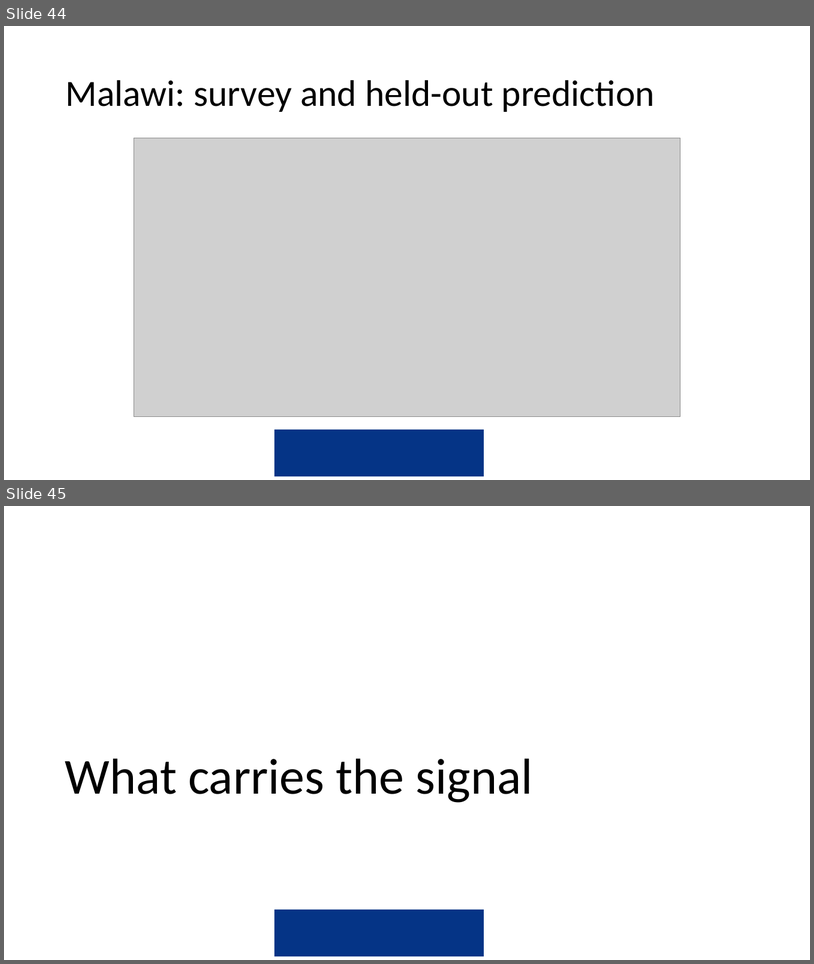
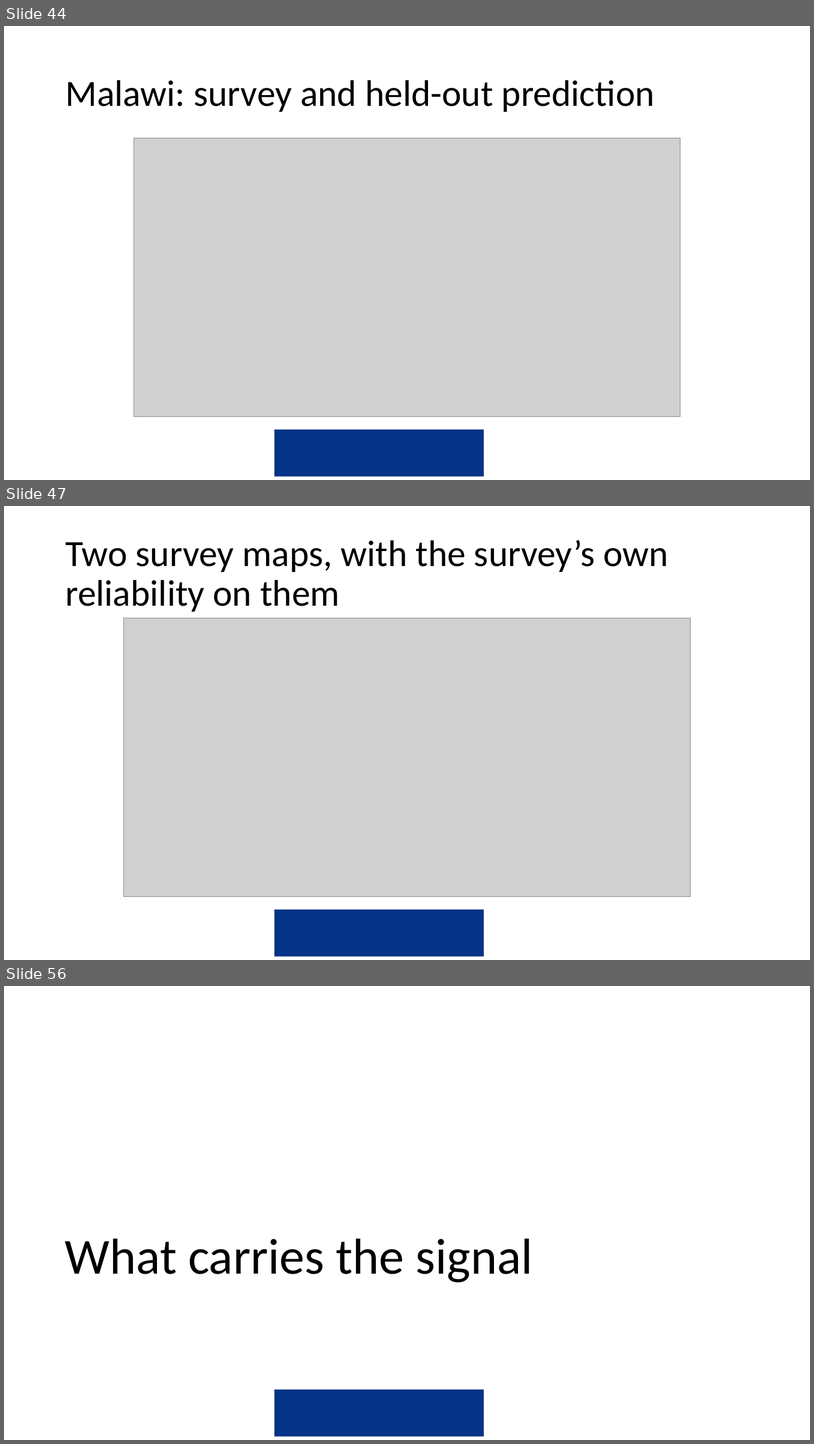
Before and after one commit to amertens/mn-prediction, a slide deck: docs/slides/MN-proxy-full-talk-2026-09.pptx. Shown one above the other, each under a label of ours: slides 44 and 45 before the commit, slides 44, 47 and 56 after it; the slides between them are not shown. The pictures are 814x964 and 814x1444 pixels, drawn with LibreOffice and Linux fonts; fonts in the diff are those of the drawing; grey boxes stand for pictures; background and template pictures are left out. Boxes give left, top, right and bottom in pixels: in the first picture for what was removed or moved away, otherwise in the second. Text is boxed around its words. In the diff, an @@ line names an element or a change of style, - is before the commit and + after.

```diff
--- a/docs/slides/MN-proxy-full-talk-2026-09.pptx
+++ b/docs/slides/MN-proxy-full-talk-2026-09.pptx
@@ slide 47 added at bbox=[4, 506, 810, 960], background #FFFFFF; not listed: 1 template element that a slide beside it also shows @@
@@ title added at bbox=[65, 540, 669, 612], 44 pt, text #000000 @@
+Two survey maps, with the survey’s own reliability on them
@@ picture added at bbox=[124, 618, 690, 896] @@
@@ what was slide 45 is now slide 56 @@
```
Also in this commit, not shown: 10 other slides added, 10 other files.
